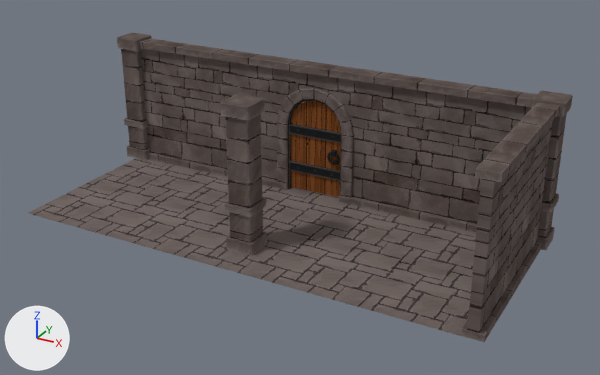
A saved change to the Blender file 3年後期/Relicia/素材/blender/モデル.blend.
One viewpoint serves both versions: a 50 mm lens placed at (80.8, -124.8, 77.8), pointed at (5.7, 11.8, 9.5). The axes (+X, +Y, +Z) are drawn at lower left. The lights are the same throughout.

Objects in the first picture: 'Door.001', 'Floor.001', 'Floor.002', 'Floor.003', 'Floor.004', 'Floor.005', 'Floor.006', 'Floor.007', 'Floor.008', 'Floor.009', 'Floor.010', 'Pillar', 'Pillar.001', 'Pillar.002', 'Wall.001', 'Wall.002', 'Wall.003', 'Wall.004', 'Wall.005', 'Wall.006', 'Wall_Entrance.001'.
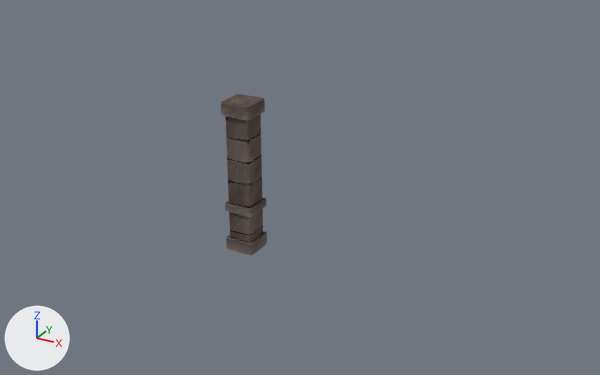
Changed parts and their boxes (x1, y1, x2, y2) in the pictures (600 x 375 px):
'Wall.001', hidden
    before: (352, 69, 454, 224)
'Wall.005', hidden
    before: (461, 129, 536, 342)
'Wall.002', hidden
    before: (438, 82, 537, 233)
'Wall.003', hidden
    before: (139, 38, 206, 171)
'Wall.004', hidden
    before: (198, 47, 282, 187)
'Wall_Entrance.001', hidden
    before: (273, 57, 363, 205)
'Floor.002', hidden
    before: (265, 237, 405, 308)
'Floor.005', hidden
    before: (362, 260, 472, 338)
'Door.001', hidden
    before: (288, 99, 342, 197)
'Floor.003', hidden
    before: (99, 198, 229, 255)
'Floor.008', hidden
    before: (315, 205, 437, 260)
'Wall.006', hidden
    before: (513, 102, 560, 286)
'Floor.001', hidden
    before: (177, 219, 314, 280)
'Floor.004', hidden
    before: (28, 182, 157, 233)
'Floor.006', hidden
    before: (262, 187, 351, 237)
'Pillar.002', hidden
    before: (117, 33, 152, 160)
'Floor.010', hidden
    before: (90, 158, 204, 198)
'Floor.007', hidden
    before: (406, 224, 476, 276)
'Pillar.001', hidden
    before: (532, 90, 573, 250)
'Floor.009', hidden
    before: (159, 172, 274, 216)

What changed in the scene script:
```text
Change ob_door_001:
    add ob_door_001.hide_set(True)  # its collection is switched off
Change ob_floor_001:
    add ob_floor_001.hide_set(True)  # its collection is switched off
Change ob_pillar_001:
    add ob_pillar_001.hide_set(True)  # its collection is switched off
Change ob_wall_001:
    add ob_wall_001.hide_set(True)  # its collection is switched off
Change ob_wall_entrance_001:
    add ob_wall_entrance_001.hide_set(True)  # its collection is switched off
Change ob_wall_002:
    add ob_wall_002.hide_set(True)  # its collection is switched off
Change ob_wall_003:
    add ob_wall_003.hide_set(True)  # its collection is switched off
Change ob_wall_004:
    add ob_wall_004.hide_set(True)  # its collection is switched off
Change ob_pillar_002:
    add ob_pillar_002.hide_set(True)  # its collection is switched off
Change ob_floor_002:
    add ob_floor_002.hide_set(True)  # its collection is switched off
Change ob_floor_003:
    add ob_floor_003.hide_set(True)  # its collection is switched off
Change ob_floor_004:
    add ob_floor_004.hide_set(True)  # its collection is switched off
Change ob_floor_005:
    add ob_floor_005.hide_set(True)  # its collection is switched off
Change ob_floor_006:
    add ob_floor_006.hide_set(True)  # its collection is switched off
Change ob_wall_005:
    add ob_wall_005.hide_set(True)  # its collection is switched off
Change ob_wall_006:
    add ob_wall_006.hide_set(True)  # its collection is switched off
Change ob_floor_007:
    add ob_floor_007.hide_set(True)  # its collection is switched off
Change ob_floor_008:
    add ob_floor_008.hide_set(True)  # its collection is switched off
Change ob_floor_009:
    add ob_floor_009.hide_set(True)  # its collection is switched off
Change ob_floor_010:
    add ob_floor_010.hide_set(True)  # its collection is switched off
```
